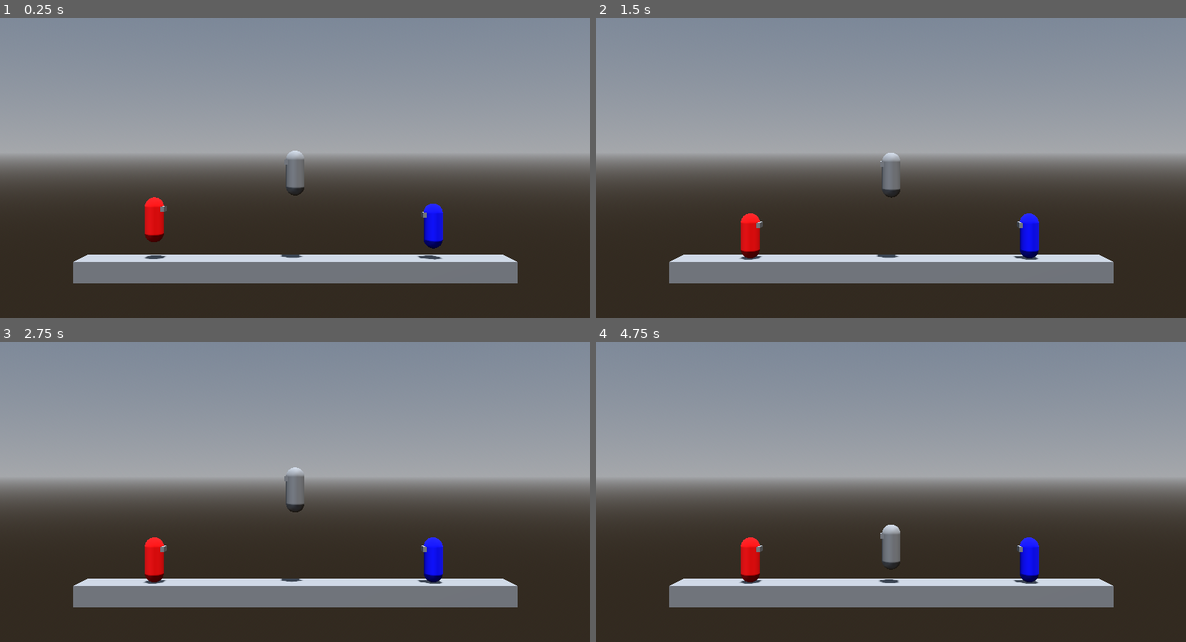
Above: before the commit, frames 1-4 (two rows, left to right).
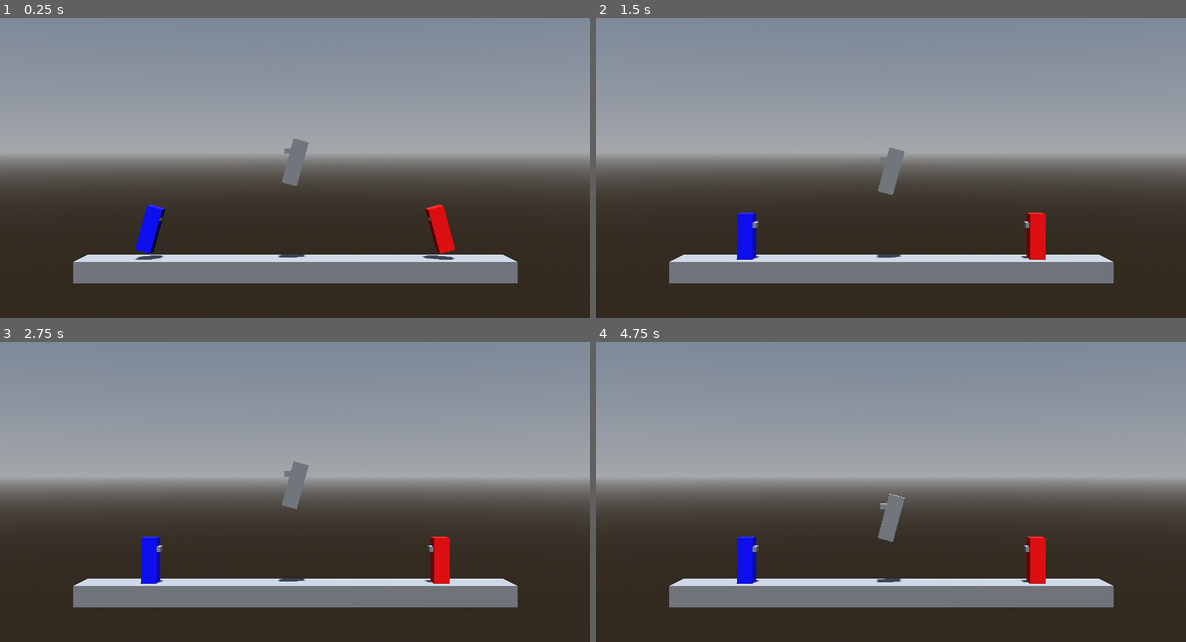
Above: after the commit, the same moments.

Repository: CocoMarck/SuperSmashTux
Game: Godot game, scene res://scenes/main.tscn
The game is run twice, just before and just after one commit, with the same random seed, the same clock (stepped at 60 frames per second) and the same inputs.
Inputs:
- Up to frame 1 (0.25 s): no input
- Up to frame 2 (1.5 s): no input
- Up to frame 3 (2.75 s): no input
- Up to frame 4 (4.75 s): no input

The runs differ from the first frame. In frame 1, 1.7% of the frame differs, in the area x 22-78%, y 40-81%; in frame 2, 1.5%; in frame 3, 1.6%; in frame 4, 2.0%, in the area x 23-77%, y 50-81%.

Commit message:
animations

Diff:
--- a/prefabs/character.tscn
+++ b/prefabs/character.tscn
@@ -2,9 +2,8 @@
 
 [ext_resource type="Script" uid="uid://bpim6e053nk7s" path="res://scripts/character.gd" id="1_pkgsf"]
 
-[sub_resource type="CapsuleMesh" id="CapsuleMesh_v5mhf"]
-radius = 0.3
-height = 1.45
+[sub_resource type="BoxMesh" id="BoxMesh_cs6s8"]
+size = Vector3(0.5, 1.45, 0.5)
 
 [sub_resource type="BoxMesh" id="BoxMesh_fdm2o"]
 size = Vector3(0.377441, 0.168842, 0.286159)
@@ -13,15 +12,101 @@
 radius = 0.3
 height = 1.45
 
+[sub_resource type="Animation" id="Animation_cs6s8"]
+length = 0.033333335
+tracks/0/type = "value"
+tracks/0/imported = false
+tracks/0/enabled = true
+tracks/0/path = NodePath("Pivot/Mesh:position")
+tracks/0/interp = 1
+tracks/0/loop_wrap = true
+tracks/0/keys = {
+"times": PackedFloat32Array(0),
+"transitions": PackedFloat32Array(1),
+"update": 0,
+"values": [Vector3(0, -0.185107, 0)]
+}
+tracks/1/type = "value"
+tracks/1/imported = false
+tracks/1/enabled = true
+tracks/1/path = NodePath("Pivot/Mesh:rotation")
+tracks/1/interp = 1
+tracks/1/loop_wrap = true
+tracks/1/keys = {
+"times": PackedFloat32Array(0),
+"transitions": PackedFloat32Array(1),
+"update": 0,
+"values": [Vector3(0, 0, 0)]
+}
+tracks/2/type = "value"
+tracks/2/imported = false
+tracks/2/enabled = true
+tracks/2/path = NodePath("Pivot/Mesh:scale")
+tracks/2/interp = 1
+tracks/2/loop_wrap = true
+tracks/2/keys = {
+"times": PackedFloat32Array(0),
+"transitions": PackedFloat32Array(1),
+"update": 0,
+"values": [Vector3(1, 1, 1)]
+}
+
+[sub_resource type="Animation" id="Animation_xofgc"]
+resource_name = "run"
+length = 0.39999999999999997
+loop_mode = 1
+tracks/0/type = "value"
+tracks/0/imported = false
+tracks/0/enabled = true
+tracks/0/path = NodePath("Pivot/Mesh:position")
+tracks/0/interp = 1
+tracks/0/loop_wrap = true
+tracks/0/keys = {
+"times": PackedFloat32Array(0, 0.1, 0.2, 0.3, 0.4),
+"transitions": PackedFloat32Array(1, 1, 1, 1, 1),
+"update": 0,
+"values": [Vector3(0, -0.185107, 0), Vector3(0, -0.004046957, -0.071223736), Vector3(0, -0.185107, 0), Vector3(0, -0.017948132, 0.020894846), Vector3(0, -0.185107, 0)]
+}
+tracks/1/type = "value"
+tracks/1/imported = false
+tracks/1/enabled = true
+tracks/1/path = NodePath("Pivot/Mesh:rotation")
+tracks/1/interp = 1
+tracks/1/loop_wrap = true
+tracks/1/keys = {
+"times": PackedFloat32Array(0, 0.1, 0.2, 0.3, 0.4),
+"transitions": PackedFloat32Array(1, 1, 1, 1, 1),
+"update": 0,
+"values": [Vector3(0, 0, 0), Vector3(0.7130069, 0, 0), Vector3(0, 0, 0), Vector3(-0.6071564, 0, 0), Vector3(0, 0, 0)]
+}
+tracks/2/type = "value"
+tracks/2/imported = false
+tracks/2/enabled = true
+tracks/2/path = NodePath("Pivot/Mesh:scale")
+tracks/2/interp = 1
+tracks/2/loop_wrap = true
+tracks/2/keys = {
+"times": PackedFloat32Array(0, 0.1, 0.2, 0.3, 0.4),
+"transitions": PackedFloat32Array(1, 1, 1, 1, 1),
+"update": 0,
+"values": [Vector3(1, 1, 1), Vector3(0.9999999, 0.99999994, 1.0000001), Vector3(1, 1, 1), Vector3(1, 1.0000001, 1.0000001), Vector3(1, 1, 1)]
+}
+
+[sub_resource type="AnimationLibrary" id="AnimationLibrary_v5mhf"]
+_data = {
+&"RESET": SubResource("Animation_cs6s8"),
+&"run": SubResource("Animation_xofgc")
+}
+
 [node name="Character" type="CharacterBody3D" unique_id=1138438983]
 transform = Transform3D(3, 0, 0, 0, 3, 0, 0, 0, 3, 0, 0, 0)
 script = ExtResource("1_pkgsf")
 
 [node name="Pivot" type="Node3D" parent="." unique_id=1124807513]
 
-[node name="CharacterMesh" type="MeshInstance3D" parent="Pivot" unique_id=835335952]
+[node name="Mesh" type="MeshInstance3D" parent="Pivot" unique_id=835335952]
 transform = Transform3D(1, 0, 0, 0, 1, 0, 0, 0, 1, 0, -0.185107, 0)
-mesh = SubResource("CapsuleMesh_v5mhf")
+mesh = SubResource("BoxMesh_cs6s8")
 skeleton = NodePath("../..")
 
 [node name="EyesMesh" type="MeshInstance3D" parent="Pivot" unique_id=124649953]
@@ -31,3 +116,7 @@
 [node name="CollisionShape3D" type="CollisionShape3D" parent="." unique_id=303483153]
 transform = Transform3D(1, 0, 0, 0, 1, 0, 0, 0, 1, 0, -0.181934, 0)
 shape = SubResource("CapsuleShape3D_ycn7k")
+
+[node name="AnimationMesh" type="AnimationPlayer" parent="." unique_id=1862923683]
+libraries/ = SubResource("AnimationLibrary_v5mhf")
+autoplay = &"run"
--- a/scenes/main.tscn
+++ b/scenes/main.tscn
@@ -43,7 +43,7 @@
 mesh = SubResource("BoxMesh_o7g8m")
 
 [node name="SpawnPoint1" type="Marker3D" parent="." unique_id=414765233]
-transform = Transform3D(1, 0, 0, 0, 1, 0, 0, 0, 1, -15, 5, 0)
+transform = Transform3D(1, 0, 0, 0, 1, 0, 0, 0, 1, -15.010618, 5, 0)
 gizmo_extents = 3.0
 
 [node name="SpawnPoint2" type="Marker3D" parent="." unique_id=149246284]
@@ -51,7 +51,7 @@
 gizmo_extents = 3.0
 
 [node name="Player1" parent="." unique_id=1138438983 instance=ExtResource("2_sugp2")]
-transform = Transform3D(3, 0, 0, 0, 3, 0, 0, 0, 3, -13.618986, 5.87065, 0)
+transform = Transform3D(3, 0, 0, 0, 3, 0, 0, 0, 3, 14, 5, 0)
 script = ExtResource("3_jyhfs")
 actions = {
 "jump": "player1_jump",
@@ -60,11 +60,10 @@
 "move_right": "player1_move_right",
 "move_up": "player1_move_up"
 }
-init_looking_at_right = true
 material = ExtResource("4_jyhfs")
 
 [node name="Player2" parent="." unique_id=2005389870 instance=ExtResource("2_sugp2")]
-transform = Transform3D(3, 0, 0, 0, 3, 0, 0, 0, 3, 13.348793, 5.2855115, 0)
+transform = Transform3D(3, 0, 0, 0, 3, 0, 0, 0, 3, -14, 5, 0)
 script = ExtResource("3_jyhfs")
 actions = {
 "jump": "player2_jump",
@@ -73,8 +72,9 @@
 "move_right": "player2_move_right",
 "move_up": "player2_move_up"
 }
+init_looking_at_right = true
 material = ExtResource("5_tbgi4")
 
 [node name="NPCFake" parent="." unique_id=475649309 instance=ExtResource("2_sugp2")]
-transform = Transform3D(3, 0, 0, 0, 3, 0, 0, 0, 3, 0, 3.6057072, 0)
+transform = Transform3D(3, 0, 0, 0, 3, 0, 0, 0, 3, 0, 5, 0)
 script = ExtResource("6_tefeu")
--- a/scripts/character.gd
+++ b/scripts/character.gd
@@ -10,8 +10,10 @@
 @export var jump_impulse := 25
 @export var init_looking_at_right : bool = false
 
-# Propiedades publicas | Materiales
+
+# Propiedades publicas | Materiales y malla
 @export var material : Material = null
+@export var mesh : Mesh = null
 
 # Propiedades privadas | Movimientos
 var move_left: bool = false
@@ -24,6 +26,7 @@
 var target_velocity = Vector3.ZERO
 var jump_count = 0
 var was_jumping = false
+var air_count = 0
 
 # Funciones
 func _get_initial_facing() -> Vector3:
@@ -32,21 +35,29 @@
 	else:
 		return Vector3.LEFT
 
-func _set_material() -> void:
+func _set_material( m: Material ) -> void:
 	'''
 	Establecer material al jugador.
 	Aunque preferiblemente sea nomas color.
 	Pero por ahroa, asi ta bien.
 	'''
 	if material != null:
-		$Pivot/CharacterMesh.material_override = material
+		$Pivot/Mesh.material_override = m
+
+func _set_mesh( m: Mesh ) -> void:
+	'''
+	Establecer malla nueva
+	'''
+	if m != null:
+		$Pivot/Mesh.mesh = m
 
 func _ready() -> void:
 	'''
 	Inicializar el character, con sus colorines, materiales etc.
 	'''
 	# Cambiar el color del character
-	_set_material()
+	_set_mesh(mesh)
+	_set_material(material)
 
 	# Establecer direccion de vista inicial.
 	$Pivot.basis = Basis.looking_at( _get_initial_facing() )
@@ -71,29 +82,58 @@
 	_collect_input()
 
 	var direction := _get_move_direction()
+	var on_floor := is_on_floor()
 
 	# Calcular velocidad en tierra. Determinar salto
 	target_velocity.x = direction.x * speed
 	var is_jumping := jump or move_up
 
-	# Detectar si la tecla de salto se acaba de presionar.
+	# Gravedad | Fuerza vertical.
+	# Contadores a cero, para que no se acumule fuerza vertcal.
+	if on_floor:
+		target_velocity.y = 0
+		air_count = 0
+		jump_count = 0
+	else:
+		target_velocity.y -= fall_acceleration * delta
+		air_count += 1
+
+	# Salto | Detectar si la tecla de salto se acaba de presionar.
 	var jump_pressed := is_jumping and not was_jumping
 	was_jumping = is_jumping
 
-	# Aplicar salto/doble salto o gravedad segun el caso.
+	# Salto | Aplicar salto normal o doble segun el caso.
 	if jump_pressed and jump_count < MAX_JUMPS:
 		target_velocity.y = jump_impulse
-		jump_count += 1
-	elif not is_on_floor():
-		target_velocity.y -= fall_acceleration * delta
+		if air_count > 0:
+			jump_count = MAX_JUMPS
+		else:
+			jump_count += 1
 
-	# Reiniciar el contador de saltos al aterrizar.
-	if is_on_floor() and not jump_pressed:
-		jump_count = 0
+	# Characeter action states
+	var moving = direction.x != 0.0
+	var jumping = target_velocity.y > 0
+	var falling = not jumping and not on_floor
+	var neutral = on_floor and not moving
+	var running = on_floor and moving
+
+	# Animacion | Movimiento en el piso
+	if neutral:
+		$Pivot/Mesh.rotation.x = 0
+	if running:
+		if not $AnimationMesh.is_playing():
+			$AnimationMesh.play("run")
+	else:
+		$AnimationMesh.stop()
+	# Animacion | Salto
+	if jumping:
+		$Pivot/Mesh.rotation.x = -50
+	elif falling:
+		$Pivot/Mesh.rotation.x = 50
 
 	# Animación | Mover direccion visual del player.
-	if direction.x != 0.0:
-		$Pivot.basis = Basis.looking_at(Vector3(direction.x, 0.0, 0.0))
+	if moving:
+		$Pivot.basis = Basis.looking_at(direction)
 
 	# Aplicar movimiento del personaje.
 	velocity = target_velocity
